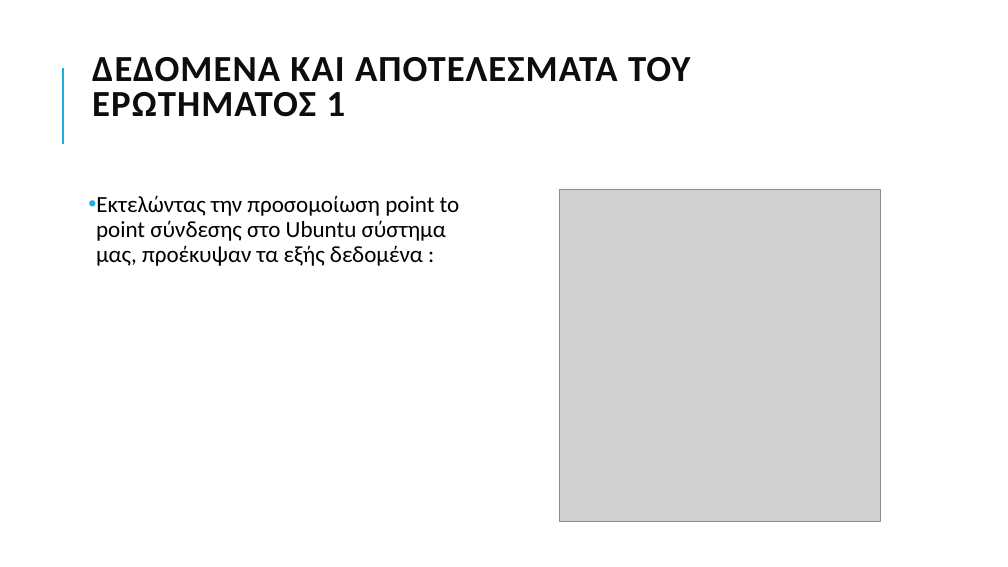
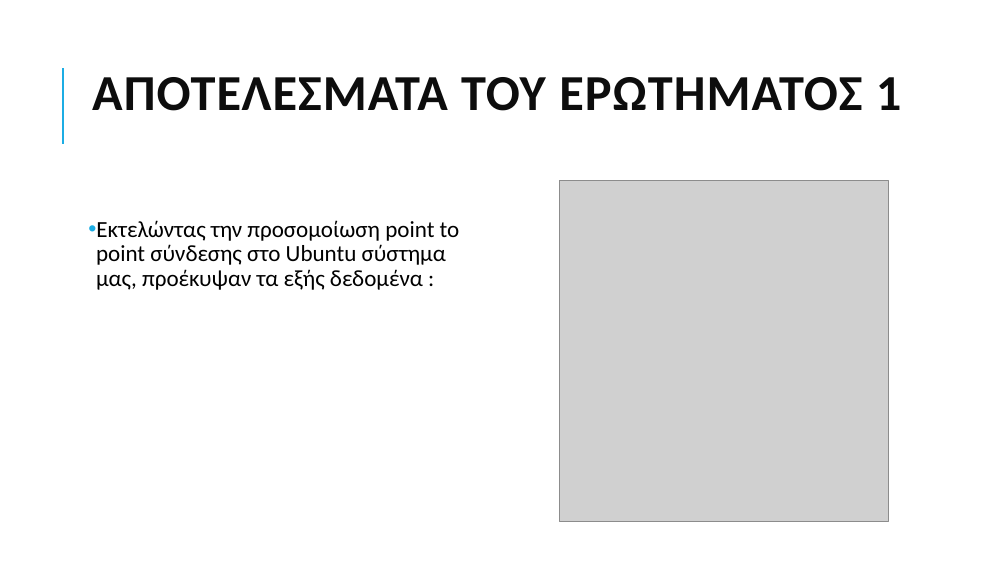
Before and after one commit to grgmyl/Ns3Project, a slide deck: slide 7 of Presentations/Ns-3_presentation_F.pptx (slide 5 before the commit). Drawn at 1008x567 pixels with LibreOffice and Linux fonts; fonts in the diff are those of the drawing; grey boxes stand for pictures. Boxes give left, top, right and bottom in pixels: in the first picture for what was removed or moved away, otherwise in the second. Text is boxed around its words. In the diff, an @@ line names an element or a change of style, - is before the commit and + after.

```diff
--- a/Presentations/Ns-3_presentation_F.pptx
+++ b/Presentations/Ns-3_presentation_F.pptx
@@ title at [92, 77, 901, 111]: text changed; size 35 to 48 pt @@
-ΔΕΔΟΜΕΝΑ ΚΑΙ ΑΠΟΤΕΛΕΣΜΑΤΑ ΤΟΥ ΕΡΩΤΗΜΑΤΟΣ 1
+ΑΠΟΤΕΛΕΣΜΑΤΑ ΤΟΥ ΕΡΩΤΗΜΑΤΟΣ 1
@@ picture: place and size @@
-picture at [560, 189, 880, 522]
+picture at [560, 181, 889, 522]
@@ text "Εκτελώντας την προσομοίωση point to ...": place and size @@
-text "Εκτελώντας την προσομοίωση point to ..." at [96, 195, 460, 266]
+text "Εκτελώντας την προσομοίωση point to ..." at [96, 220, 460, 290]
```
Also in this commit, not shown: 3 other slides changed, 2 slides added.
